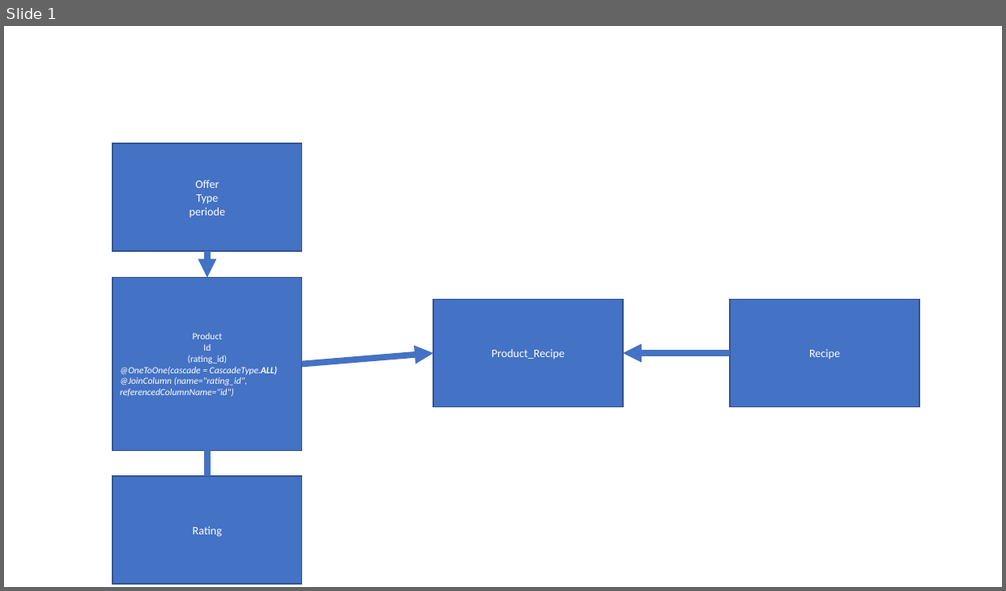
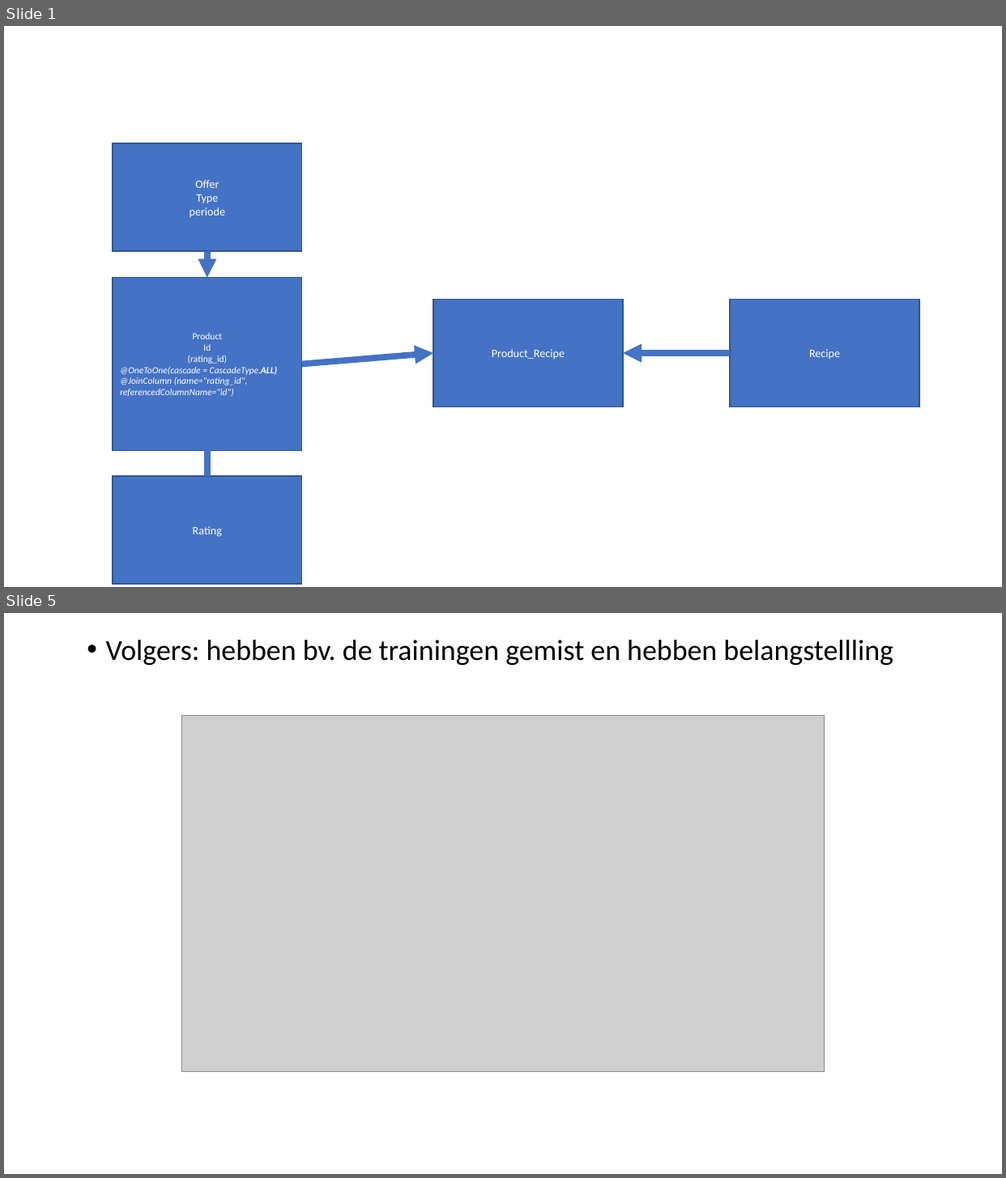
Before and after one commit to rik12361/reactkd, a slide deck: Data Model.pptx. Shown one above the other, each under a label of ours: slide 1 before the commit, slides 1 and 5 after it; the slides between them are not shown. The pictures are 1006x591 and 1006x1178 pixels, drawn with LibreOffice and Linux fonts; fonts in the diff are those of the drawing; grey boxes stand for pictures. Boxes give left, top, right and bottom in pixels: in the first picture for what was removed or moved away, otherwise in the second. Text is boxed around its words. In the diff, an @@ line names an element or a change of style, - is before the commit and + after.

```diff
--- a/Data Model.pptx
+++ b/Data Model.pptx
@@ slide 5 added at (4, 613, 1002, 1174), background #FFFFFF @@
@@ text added at (106, 640, 893, 665), 28 pt, text #000000 @@
+• Volgers: hebben bv. de trainingen gemist en hebben belangstellling
@@ picture added at (181, 716, 824, 1072) @@
```
Also in this commit, not shown: 6 other slides added, 13 other files.
